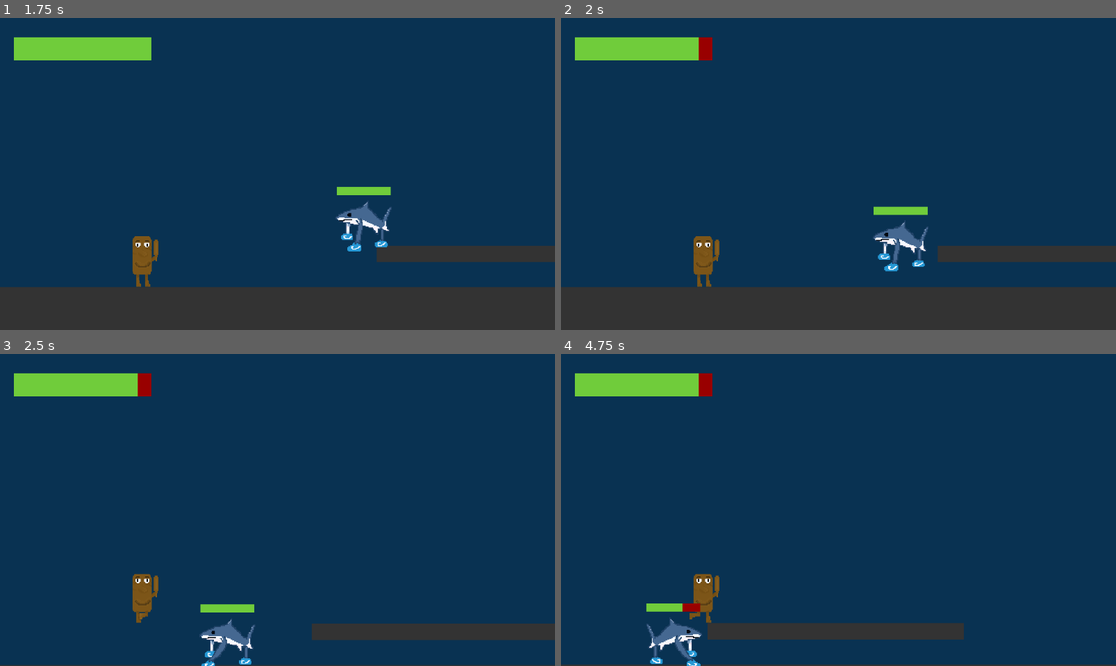
Above: before the commit, frames 1-4 (two rows, left to right).
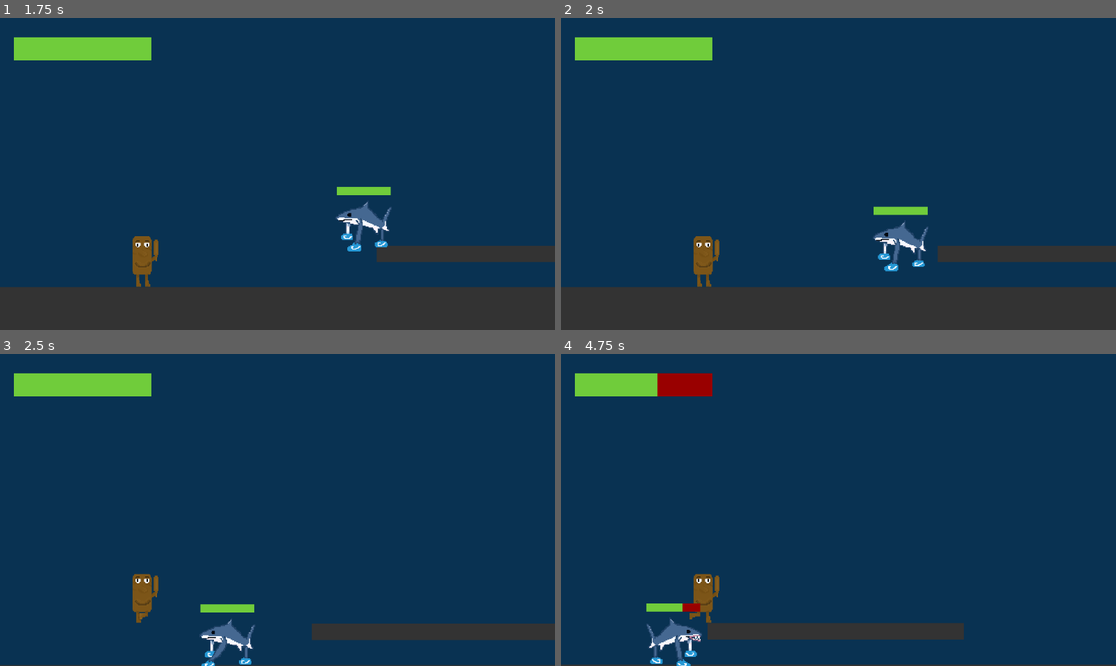
Above: after the commit, the same moments.

Repository: sraniga/saveer-digitaltech-2026
Game: Godot game, scene res://scenes/control.tscn
Same seed, same stepped clock (60 frames per second), same inputs: the game is played once before the commit and once after it.
Inputs (mouse positions are in pixels of both pictures, inside the frame that each line leads up to):
- Up to frame 1 (1.75 s): click (105, 111) at 0.5 s; click "OK" at 1.25 s
- Up to frame 2 (2 s): no input
- Up to frame 3 (2.5 s): hold Right (ui_right) from 2.03 s (still down); tap K (swing_bat) at 2.1 s; tap Up (ui_up) at 2.27 s
- Up to frame 4 (4.75 s): tap K (swing_bat) at 2.85, 3.6, 4.35 s; tap Up (ui_up) at 3.02, 4.52 s; release Right (ui_right) at 3.53 s; hold Left (ui_left) 3.53-4.28 s; hold Right (ui_right) from 4.28 s (still down)

Frame 1 is identical in both runs. In frame 2, 0.2% of the frame differs, in the area x 24-28%, y 6-14%; in frame 3, 0.2%; in frame 4, 0.7%, in the area x 17-26%, y 6-100%.

Commit message:
shark attack

Diff:
--- a/king-tung/scenes/baby_shark.tscn
+++ b/king-tung/scenes/baby_shark.tscn
@@ -15,6 +15,9 @@
 [sub_resource type="CircleShape2D" id="CircleShape2D_8i3ej"]
 radius = 543.0
 
+[sub_resource type="CircleShape2D" id="CircleShape2D_yos1q"]
+radius = 167.0
+
 [sub_resource type="CapsuleShape2D" id="CapsuleShape2D_6p34f"]
 radius = 45.0
 height = 90.0
@@ -26,8 +29,8 @@
 bg_color = Color(0.4392157, 0.8, 0.23137255, 1)
 
 [sub_resource type="CapsuleShape2D" id="CapsuleShape2D_foc14"]
-radius = 73.0
-height = 146.0
+radius = 21.0
+height = 42.0
 
 [sub_resource type="SpriteFrames" id="SpriteFrames_oww7r"]
 animations = [{
@@ -80,20 +83,23 @@
 "speed": 7.0
 }]
 
-[sub_resource type="CircleShape2D" id="CircleShape2D_yos1q"]
-radius = 167.0
-
-[node name="CharacterBody2D" type="CharacterBody2D" unique_id=1139809648 node_paths=PackedStringArray("player", "health_ui", "sprite", "center_pivot") groups=["enemy"]]
+[node name="CharacterBody2D" type="CharacterBody2D" unique_id=1139809648 node_paths=PackedStringArray("player", "health_ui", "sprite", "center_pivot", "damage_hitbox") groups=["enemy"]]
 script = ExtResource("1_6p34f")
 player = NodePath(".")
 health_ui = NodePath("ProgressBar")
 sprite = NodePath("Node2D/AnimatedSprite2D")
 center_pivot = NodePath("Node2D")
+damage_hitbox = NodePath("Node2D/Area2D/CollisionShape2D")
 
 [node name="DetectionRange" type="Area2D" parent="." unique_id=170171812]
 
 [node name="CollisionShape2D" type="CollisionShape2D" parent="DetectionRange" unique_id=1873074843]
 shape = SubResource("CircleShape2D_8i3ej")
+
+[node name="AttackRange" type="Area2D" parent="." unique_id=24085742]
+
+[node name="CollisionShape2D" type="CollisionShape2D" parent="AttackRange" unique_id=1272977972]
+shape = SubResource("CircleShape2D_yos1q")
 
 [node name="CollisionShape2D" type="CollisionShape2D" parent="." unique_id=1105395981]
 shape = SubResource("CapsuleShape2D_6p34f")
@@ -113,26 +119,25 @@
 [node name="Area2D" type="Area2D" parent="Node2D" unique_id=1747938398]
 
 [node name="CollisionShape2D" type="CollisionShape2D" parent="Node2D/Area2D" unique_id=1451342504]
-position = Vector2(-328, 22)
+position = Vector2(-41, -13)
 shape = SubResource("CapsuleShape2D_foc14")
+disabled = true
 
 [node name="AnimatedSprite2D" type="AnimatedSprite2D" parent="Node2D" unique_id=1723721471]
 position = Vector2(-4, -6)
 scale = Vector2(1.90625, 1.8593751)
 sprite_frames = SubResource("SpriteFrames_oww7r")
-animation = &"idle"
+animation = &"attack"
 
 [node name="AttackCooldown" type="Timer" parent="." unique_id=1540552796]
 wait_time = 3.0
 one_shot = true
 
-[node name="AttackRange" type="Area2D" parent="." unique_id=24085742]
-
-[node name="CollisionShape2D" type="CollisionShape2D" parent="AttackRange" unique_id=1272977972]
-shape = SubResource("CircleShape2D_yos1q")
-
 [connection signal="body_entered" from="DetectionRange" to="." method="_on_detection_range_body_entered"]
 [connection signal="body_exited" from="DetectionRange" to="." method="_on_detection_range_body_exited"]
-[connection signal="body_entered" from="Node2D/Area2D" to="." method="_on_area_2d_body_entered"]
 [connection signal="body_entered" from="AttackRange" to="." method="_on_attack_range_body_entered"]
 [connection signal="body_exited" from="AttackRange" to="." method="_on_attack_range_body_exited"]
+[connection signal="body_entered" from="Node2D/Area2D" to="." method="_on_area_2d_body_entered"]
+[connection signal="animation_finished" from="Node2D/AnimatedSprite2D" to="." method="_on_animated_sprite_2d_animation_finished"]
+[connection signal="frame_changed" from="Node2D/AnimatedSprite2D" to="." method="_on_animated_sprite_2d_frame_changed"]
+[connection signal="timeout" from="AttackCooldown" to="." method="_on_attack_cooldown_timeout"]
--- a/king-tung/scenes/tung_character.tscn
+++ b/king-tung/scenes/tung_character.tscn
@@ -46,7 +46,7 @@
 
 [sub_resource type="CapsuleShape2D" id="CapsuleShape2D_ioaq8"]
 radius = 5.0
-height = 42.0
+height = 70.0
 
 [sub_resource type="SpriteFrames" id="SpriteFrames_uj5fw"]
 animations = [{
@@ -96,7 +96,7 @@
 libraries/ = SubResource("AnimationLibrary_i7g2h")
 
 [node name="CollisionShape2D" type="CollisionShape2D" parent="Node2D/Area2D" unique_id=1948514058]
-position = Vector2(4, -22)
+position = Vector2(4, -33)
 shape = SubResource("CapsuleShape2D_ioaq8")
 disabled = true
 
--- a/king-tung/scripts/baby_shark.gd
+++ b/king-tung/scripts/baby_shark.gd
@@ -5,8 +5,7 @@
 
 const SPEED = 200
 
-var health : int = 3
-var max_health : int = 3	# Exported so tougher variants are an inspector change, not a new script
+var health : int
 var damage : int = 1	# Health removed from the player per contact
 var gravity : float = 900
 var player_detected: bool = false
@@ -15,17 +14,29 @@
 var is_attacking: bool = false
 var attack_target: Node2D = null
 
+@export var max_health : int = 3	# Exported so tougher variants are an inspector change, not a new script
 @export var player: CharacterBody2D
 @export var health_ui: ProgressBar
 @export var sprite: Node
 @export var center_pivot: Node2D
+@export var damage_hitbox: CollisionShape2D
 
 func _ready() -> void:
 	# Set here, not at declaration — exported values are applied after
 	# member defaults are evaluated, so it would always use the default.
+	health = max_health
 	health_ui.max_value = health
 	health_ui.value = health
 
+# Plays the attack animation and starts the cooldown.
+# Called from _physics_process when the player is in range.
+func attack() -> void:
+	print("attack called")
+	can_attack = false
+	is_attacking = true
+	sprite.play("attack")
+	print("now playing: ", sprite.animation)
+	$AttackCooldown.start()
 
 func _physics_process(delta: float) -> void:
 
@@ -35,10 +46,11 @@
 
 	# 2. Steering. direction_to() returns a normalised Vector2, so using
 	#    only x gives left/right chase without any vertical flying.
-	if player != null and player_detected and not is_attacking:	# Chase target; null means "stay put"
+	if player != null and player_detected:	# Chase target; null means "stay put"
 		var direction: Vector2 = global_position.direction_to(player.global_position)
 		velocity.x = direction.x * SPEED
-		sprite.play("walk")
+		if not is_attacking:
+			sprite.play("walk")
 
 		var facing := -signf(direction.x)
 
@@ -48,6 +60,10 @@
 		velocity.x = move_toward(velocity.x, 0, SPEED)	# No target — decelerate smoothly instead of stopping dead
 		if not is_attacking:
 			sprite.play("idle")
+
+	# Attack if the player is in range and the cooldown has elapsed
+	if player_in_range and can_attack:
+		attack()
 
 	# 3. Last — move_and_slide() acts on the final velocity.
 	move_and_slide()
@@ -72,7 +88,7 @@
 # The group check stops the enemy damaging walls or other enemies.
 func _on_area_2d_body_entered(body: Node2D) -> void:
 	if body.is_in_group("player"):
-		body.take_damage()
+		body.take_damage(damage)
 
 
 func _on_attack_range_body_entered(body: Node2D) -> void:
@@ -85,6 +101,10 @@
 	if body.is_in_group("player"):
 		player_in_range = false
 		attack_target = null
+		if is_attacking:
+			is_attacking = false
+			damage_hitbox.set_deferred("disabled", true)
+			sprite.play("walk")
 
 
 func _on_detection_range_body_entered(body: Node2D) -> void:
@@ -95,3 +115,22 @@
 func _on_detection_range_body_exited(body: Node2D) -> void:
 	if body.is_in_group("player"):
 		player_detected = false
+
+
+func _on_animated_sprite_2d_frame_changed() -> void:
+	# Only the attack animation drives the hitbox
+	if sprite.animation != "attack":
+		return
+	if sprite.frame == 1:
+		damage_hitbox.set_deferred("disabled", false)
+	elif sprite.frame == 3:
+		damage_hitbox.set_deferred("disabled", true)
+
+
+func _on_animated_sprite_2d_animation_finished() -> void:
+	is_attacking = false
+	damage_hitbox.set_deferred("disabled", true)
+
+
+func _on_attack_cooldown_timeout() -> void:
+	can_attack = true
--- a/king-tung/scripts/player.gd
+++ b/king-tung/scripts/player.gd
@@ -58,9 +58,9 @@
 	move_and_slide()
 
 # Reduces player health and restarts the level on death.
-func take_damage() -> void:
+func take_damage(amount: int) -> void:
 	if health > 1:
-		health -= 1
+		health -= amount
 		health_ui.value = health
 	else:
 		# Deferred because this runs during collision processing — reloading
